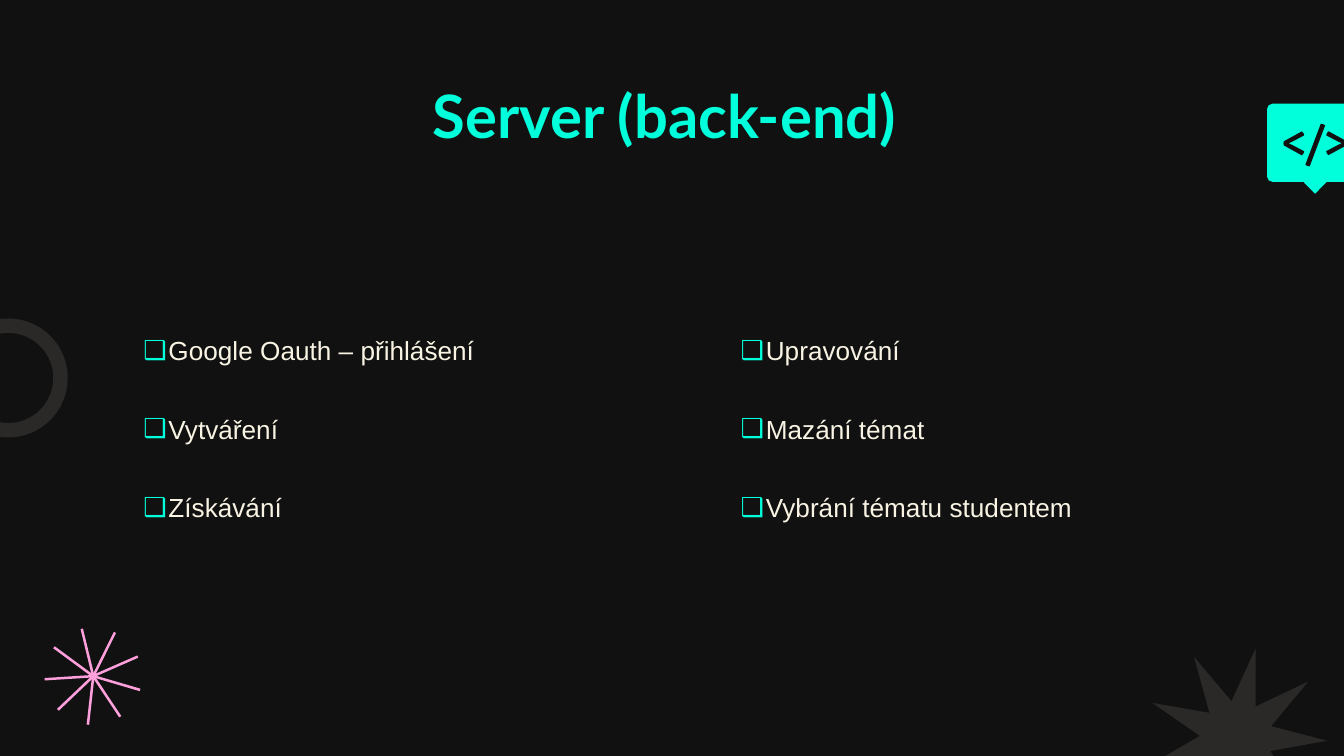
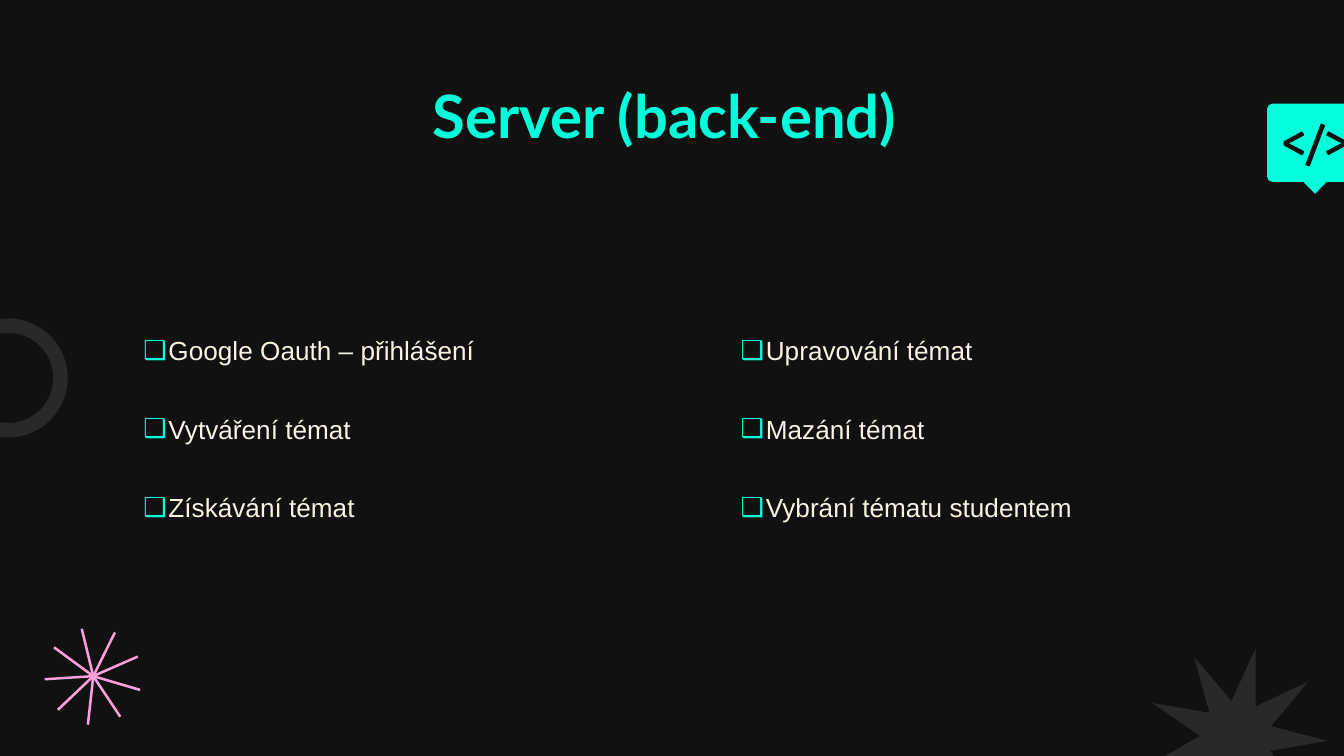
Before and after one commit to Ad4meek/PROJEKT-PROGRAMOVANI, a slide deck: slide 9 of Škola-offline.pptx. Drawn at 1344x756 pixels with LibreOffice and Linux fonts; fonts in the diff are those of the drawing. Boxes give left, top, right and bottom in pixels: in the first picture for what was removed or moved away, otherwise in the second. Text is boxed around its words. In the diff, an @@ line names an element or a change of style, - is before the commit and + after.

```diff
--- a/Škola-offline.pptx
+++ b/Škola-offline.pptx
@@ subtitle at box(766, 340, 972, 366): text changed @@
-❑ Upravování
+❑ Upravování témat
@@ subtitle at box(168, 419, 354, 518): text changed @@
-❑ Vytváření
-❑ Získávání
+❑ Vytváření témat
+❑ Získávání témat
```
